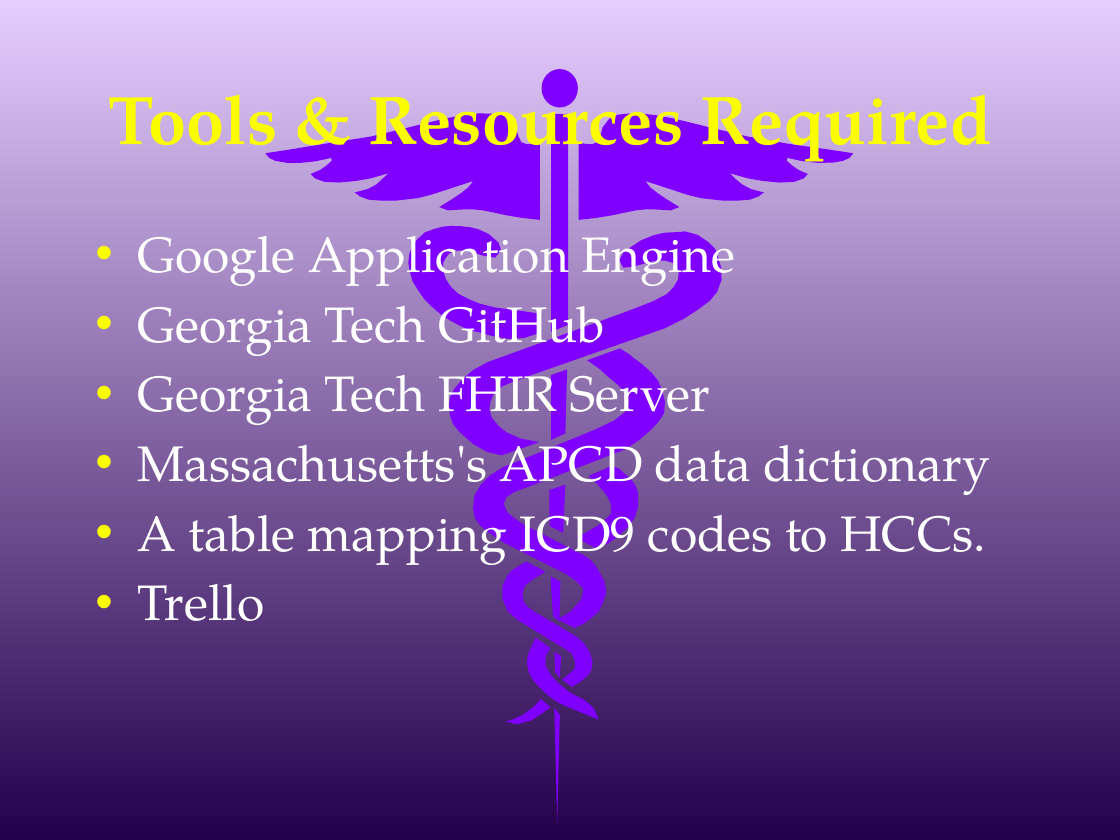
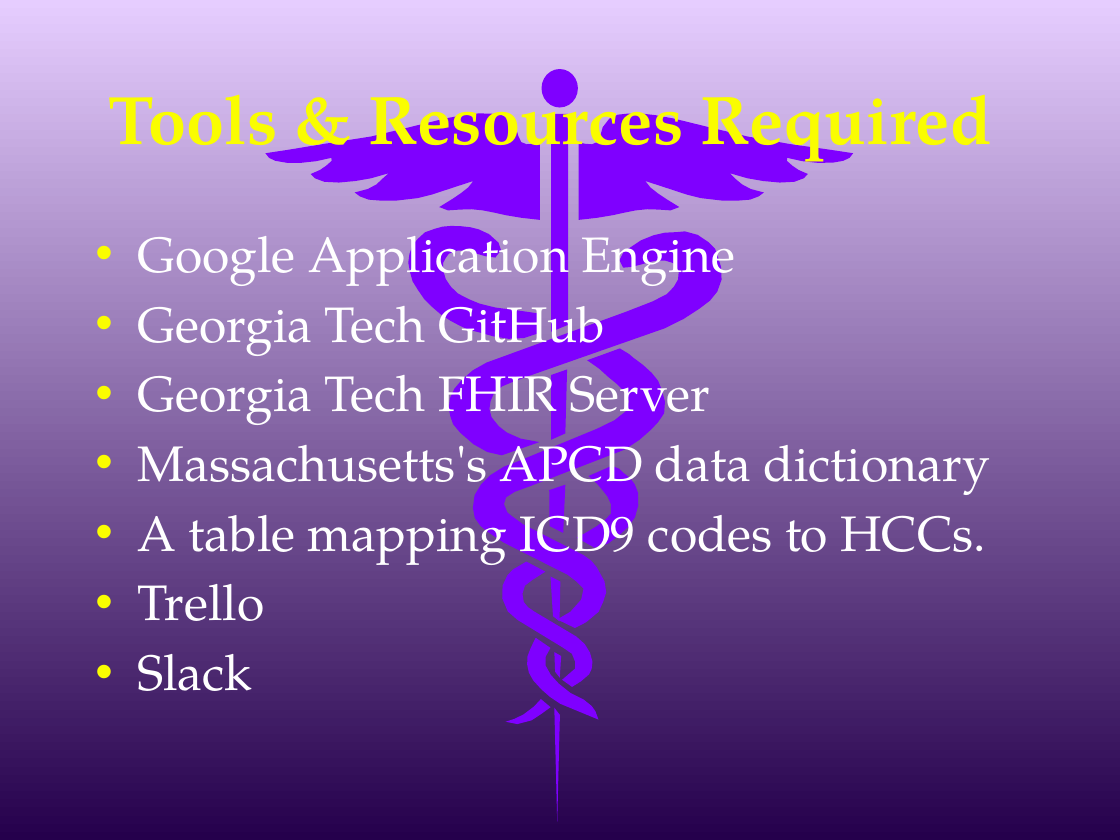
Before and after one commit to AnjaGuillory/FHIRED_Up, a slide deck: slide 9 of Team Deliverable 1/ACA Risk Adjustment EHR Enhancement.pptx. Drawn at 1120x840 pixels with LibreOffice and Linux fonts; fonts in the diff are those of the drawing. Boxes give left, top, right and bottom in pixels: in the first picture for what was removed or moved away, otherwise in the second. Text is boxed around its words. In the diff, an @@ line names an element or a change of style, - is before the commit and + after.

Commit message:
updated ppt

```diff
--- a/Team Deliverable 1/ACA Risk Adjustment EHR Enhancement.pptx
+++ b/Team Deliverable 1/ACA Risk Adjustment EHR Enhancement.pptx
@@ text at [137, 654, 252, 691]: paragraph added @@
+• Slack
```
